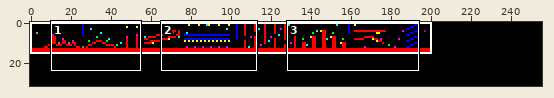
Two versions of one sprite sheet, src/media/maps/Map 1.png. The picture above shows the old version from afar; the outline marks the close-up.
Close-up. Old version:
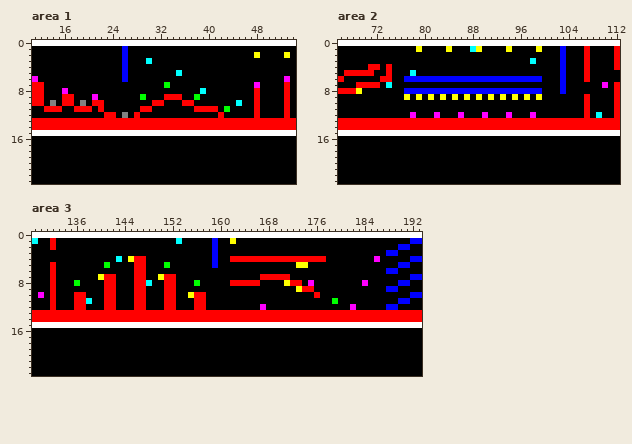
The file is 256x32 pixels. Shown: area 1: x 11..54, y 0..23; area 2: x 66..112, y 0..23; area 3: x 129..193, y 0..23.
After the commit:
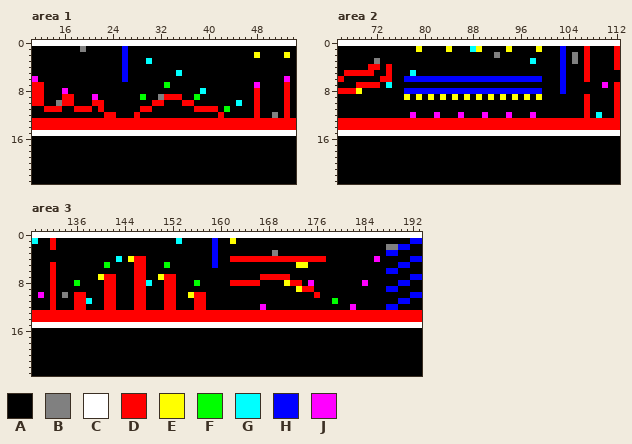
Palette (. is transparent): A #000000  B #808080  C #ffffff  D #ff0000  E #ffff00  F #00ff00  G #00ffff  H #0000ff  J #ff00ff
Difference:
--- area 1
@@ x 17..21 @@
  0 CCCCC
- 1 AAAAA
+ 1 AABAA
  2 AAAAA
@@ x 11..54 @@
  8 DDAAAJAAAAAAAAAAAAAAAAAAAAAAGAAAAAAAADAAAADA
- 9 DDAAADDAAAJAAAAAAAFAAADDDAAFAAAAAAAAADAAAADA
-10 DDABADDABADDAAAAAAAADDAAADDAAAAAAAGAADAAAADA
+ 9 DDAAADDAAAJAAAAAAAFAABDDDAAFAAAAAAAAADAAAADA
+10 DDAABDDAAADDAAAAAAAADDAAADDAAAAAAAGAADAAAADA
 11 AADDDAADDDADAAAAAADDAAAAAAADDDDAFAAAADAAAADA
-12 AAAAAAAAAAAADDABADAAAAAAAAAAAAADAAAAADAAAADA
+12 AAAAAAAAAAAADDAAADAAAAAAAAAAAAADAAAAADAABADA
 13 DDDDDDDDDDDDDDDDDDDDDDDDDDDDDDDDDDDDDDDDDDDD
--- area 2
@@ x 66..112 @@
  1 AAAAAAAAAAAAAEAAAAEAAAGEAAAAEAAAAEAAAHAAADAAAAD
- 2 AAAAAAAAAAAAAAAAAAAAAAAAAAAAAAAAAAAAAHAAADAAAAD
- 3 AAAAAAAAAAAAAAAAAAAAAAAAAAAAAAAAGAAAAHAAADAAAAD
+ 2 AAAAAAAAAAAAAAAAAAAAAAAAAABAAAAAAAAAAHABADAAAAD
+ 3 AAAAAABAAAAAAAAAAAAAAAAAAAAAAAAAGAAAAHABADAAAAD
  4 AAAAADDADAAAAAAAAAAAAAAAAAAAAAAAAAAAAHAAADAAAAD
--- area 3
@@ x 167..191 @@
  1 AAAAAAAAAAAAAAAAAAAAAAAAA
- 2 AAAAAAAAAAAAAAAAAAAAAAAHH
- 3 AAAAAAAAAAAAAAAAAAAAAHHAA
+ 2 AAAAAAAAAAAAAAAAAAAAABBHH
+ 3 AABAAAAAAAAAAAAAAAAAAHHAA
  4 DDDDDDDDDDDAAAAAAAAJAAAAA
@@ x 132..136 @@
  9 DAAAA
-10 DAAAD
+10 DABAD
 11 DAAAD
